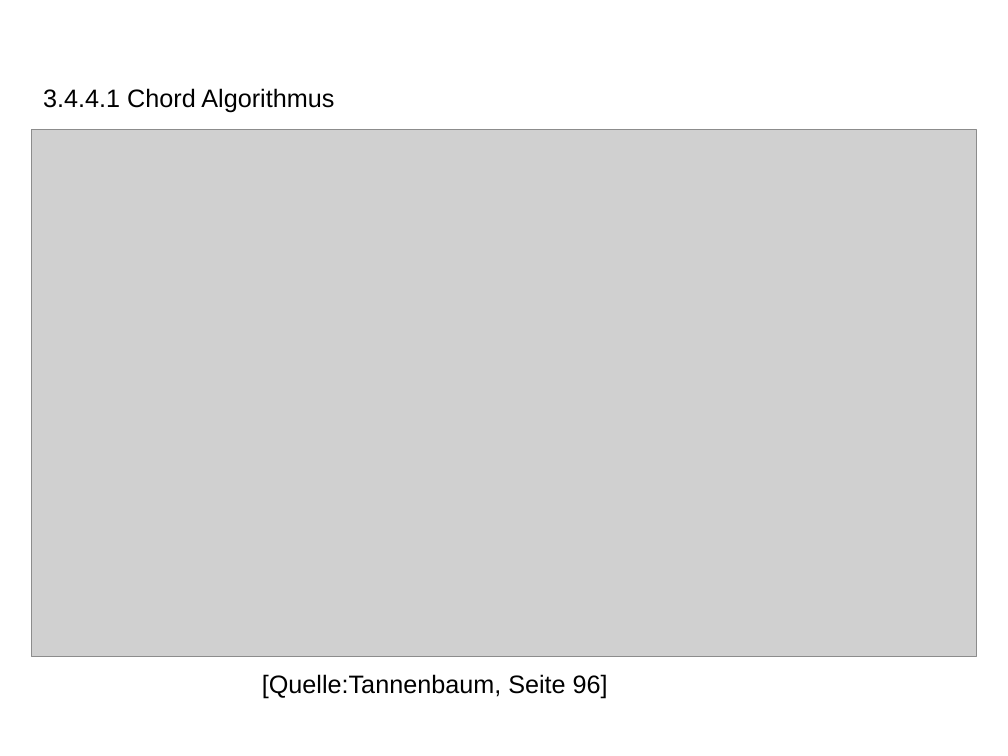
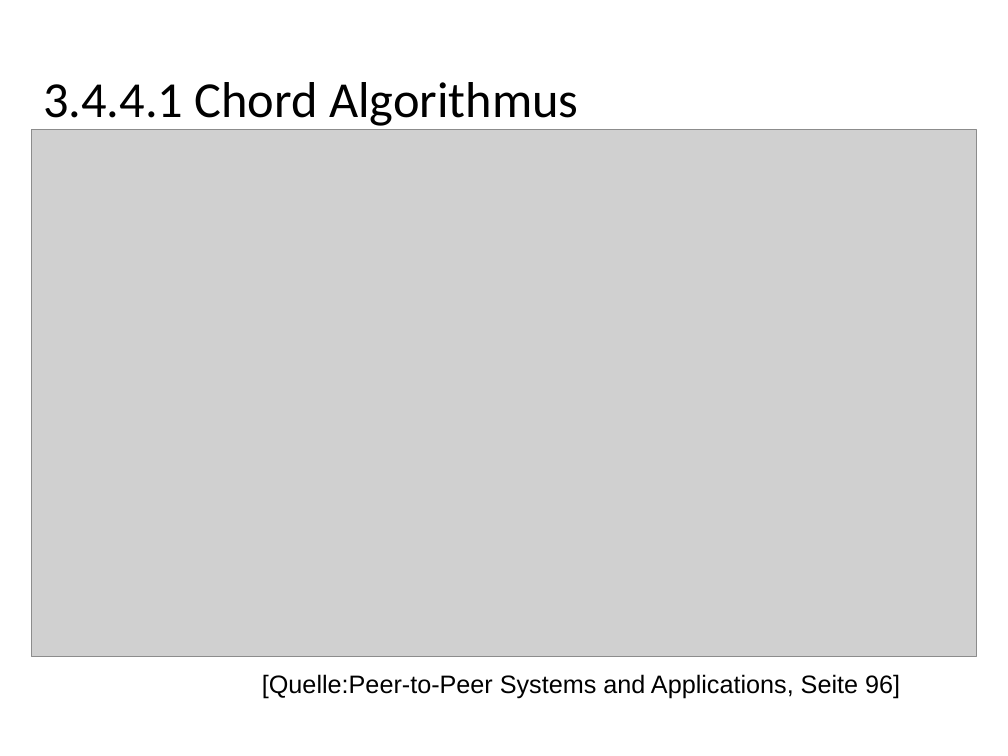
Before and after one commit to traxl/sbcAusarbeitung, a slide deck: slide 21 of Space Based Computing.pptx. Drawn at 1008x756 pixels with LibreOffice and Linux fonts; fonts in the diff are those of the drawing; grey boxes stand for pictures; background and template pictures are left out. Boxes give left, top, right and bottom in pixels: in the first picture for what was removed or moved away, otherwise in the second. Text is boxed around its words. In the diff, an @@ line names an element or a change of style, - is before the commit and + after.

```diff
--- a/Space Based Computing.pptx
+++ b/Space Based Computing.pptx
@@ text "3.4.4.1 Chord Algorithmus" at [43, 82, 578, 126]: size 18 to 36 pt, font Arial to Calibri @@
@@ text at [262, 674, 900, 698]: text changed @@
-[Quelle:Tannenbaum, Seite 96]
+[Quelle:Peer-to-Peer Systems and Applications, Seite 96]
```
Also in this commit, not shown: 13 other slides changed, 2 slides added, 2 slides removed, 2 other files.
